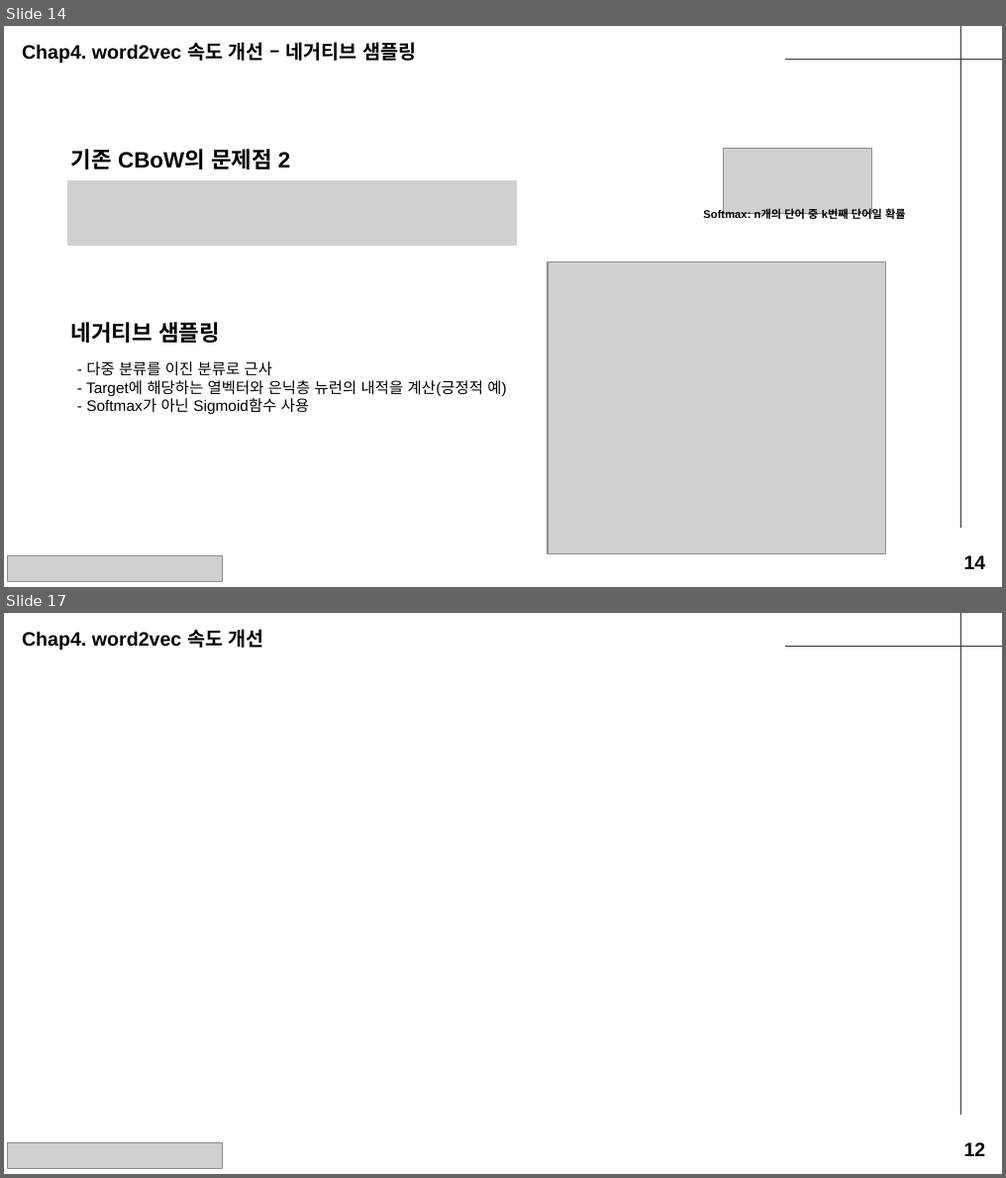
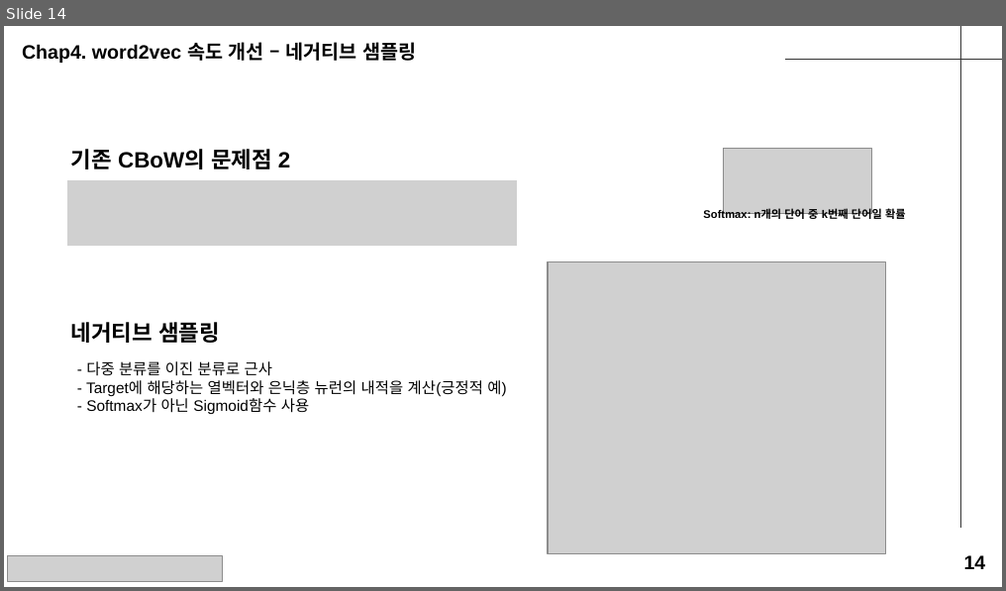
Before and after one commit to seungdeng/Deep-Learning-from-Scratch, a slide deck: study/발표자료/20250220_밑딥2_이승건_chap234발표자료.pptx. Shown one above the other, each under a label of ours: slides 14 and 17 before the commit, slide 14 after it; the slides between them are not shown. The pictures are 1006x1178 and 1006x591 pixels, drawn with LibreOffice and Linux fonts; fonts in the diff are those of the drawing; grey boxes stand for pictures. Boxes give left, top, right and bottom in pixels: in the first picture for what was removed or moved away, otherwise in the second. Text is boxed around its words. In the diff, an @@ line names an element or a change of style, - is before the commit and + after.

```diff
--- a/study/발표자료/20250220_밑딥2_이승건_chap234발표자료.pptx
+++ b/study/발표자료/20250220_밑딥2_이승건_chap234발표자료.pptx
@@ slide 17 removed at <box>4,613,1002,1174</box>, background #FFFFFF; not listed: 2 template elements that a slide beside it also shows @@
@@ text removed at <box>22,629,264,650</box> @@
-Chap4. word2vec 속도 개선
@@ picture removed at <box>8,1144,222,1168</box> @@
@@ text removed at <box>964,1143,986,1157</box> @@
-12
```
Also in this commit, not shown: 3 slides changed, 7 slides added, 2 other slides removed, 1 other file.
